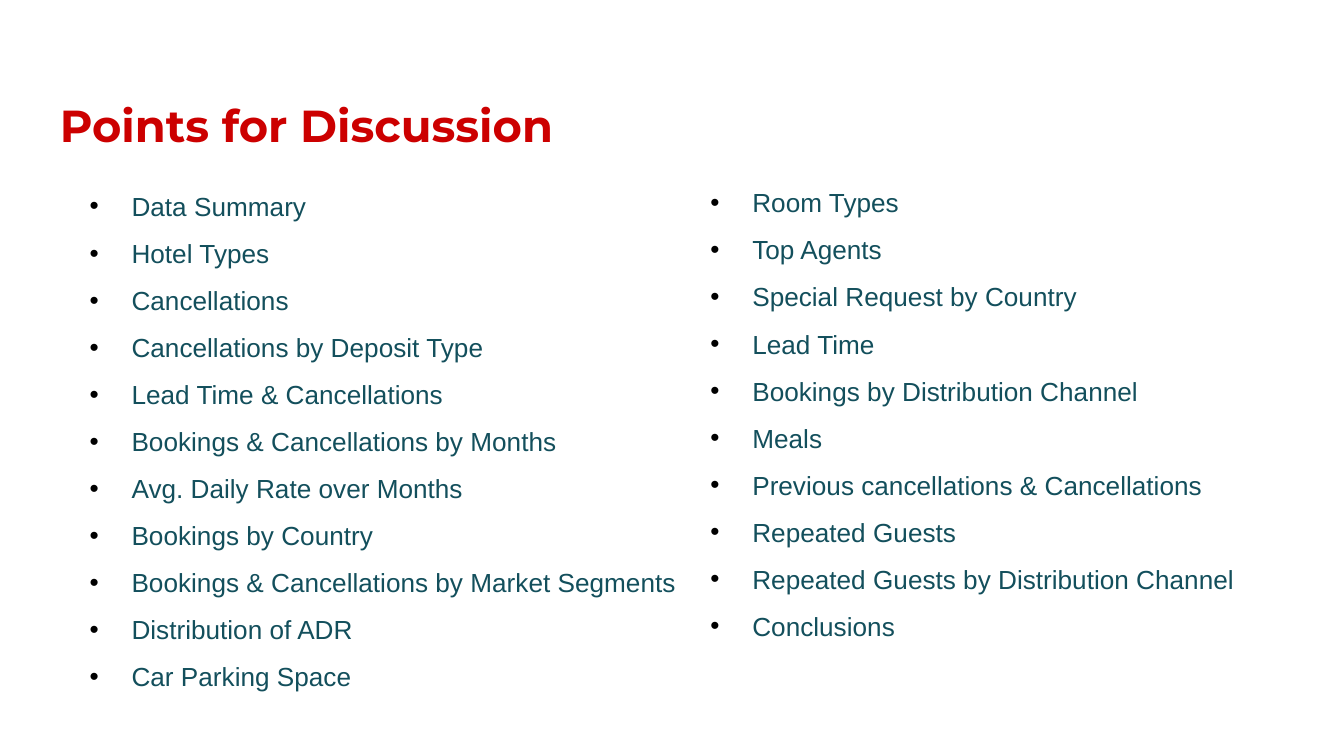
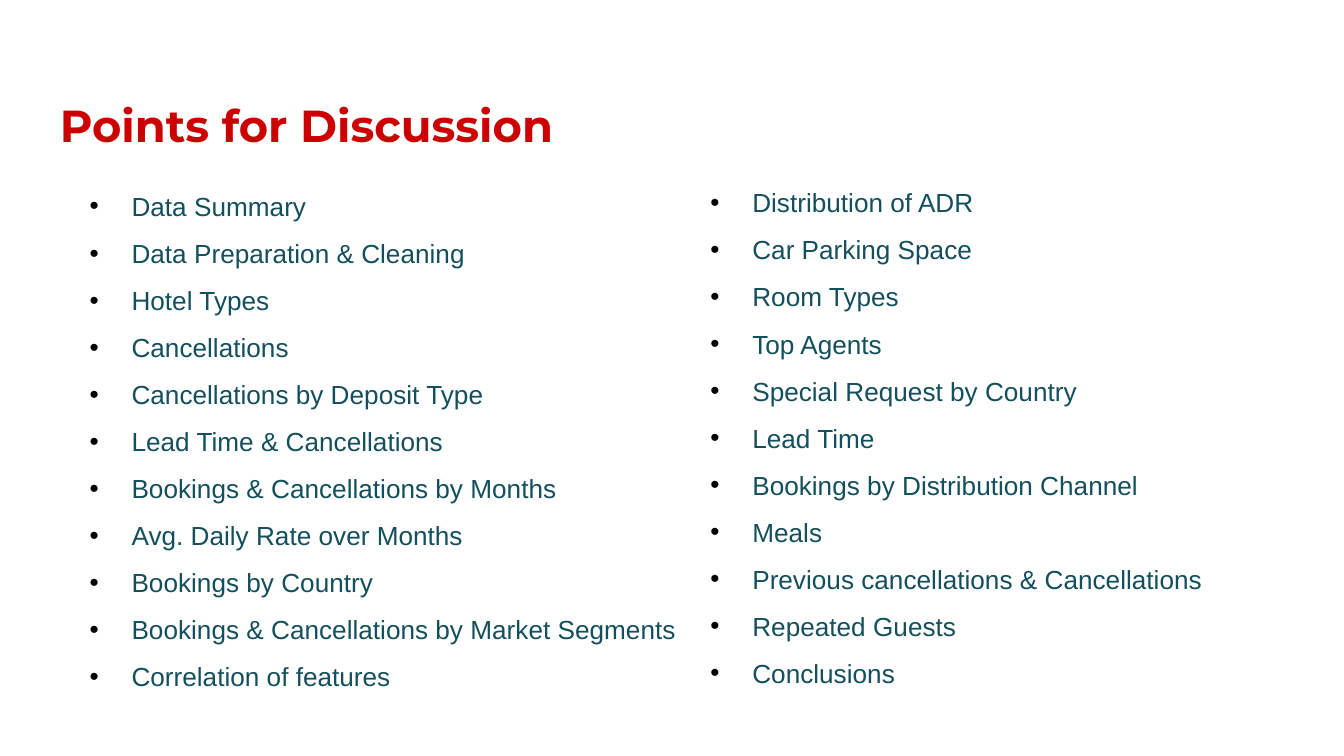
Before and after one commit to ayush9304/HotelBookingAnalysisEDA, a slide deck: slide 2 of Presentation - Hotel Booking Analysis - EDA Capstone Project.pptx. Drawn at 1344x756 pixels with LibreOffice and Linux fonts; fonts in the diff are those of the drawing; background and template pictures are left out. Boxes give left, top, right and bottom in pixels: in the first picture for what was removed or moved away, otherwise in the second. Text is boxed around its words. In the diff, an @@ line names an element or a change of style, - is before the commit and + after.

Commit message:
updated presentation

```diff
--- a/Presentation - Hotel Booking Analysis - EDA Capstone Project.pptx
+++ b/Presentation - Hotel Booking Analysis - EDA Capstone Project.pptx
@@ text at [752, 193, 973, 265]: paragraphs added @@
+• Distribution of ADR
+• Car Parking Space
@@ text at [132, 244, 464, 269]: paragraph added @@
+• Data Preparation & Cleaning
@@ text at [752, 570, 1233, 595]: paragraph removed @@
-• Repeated Guests by Distribution Channel
@@ text at [132, 667, 390, 687]: text changed @@
-• Distribution of ADR
-• Car Parking Space
+• Correlation of features
```
Also in this commit, not shown: 1 other slide changed, 3 slides added.
